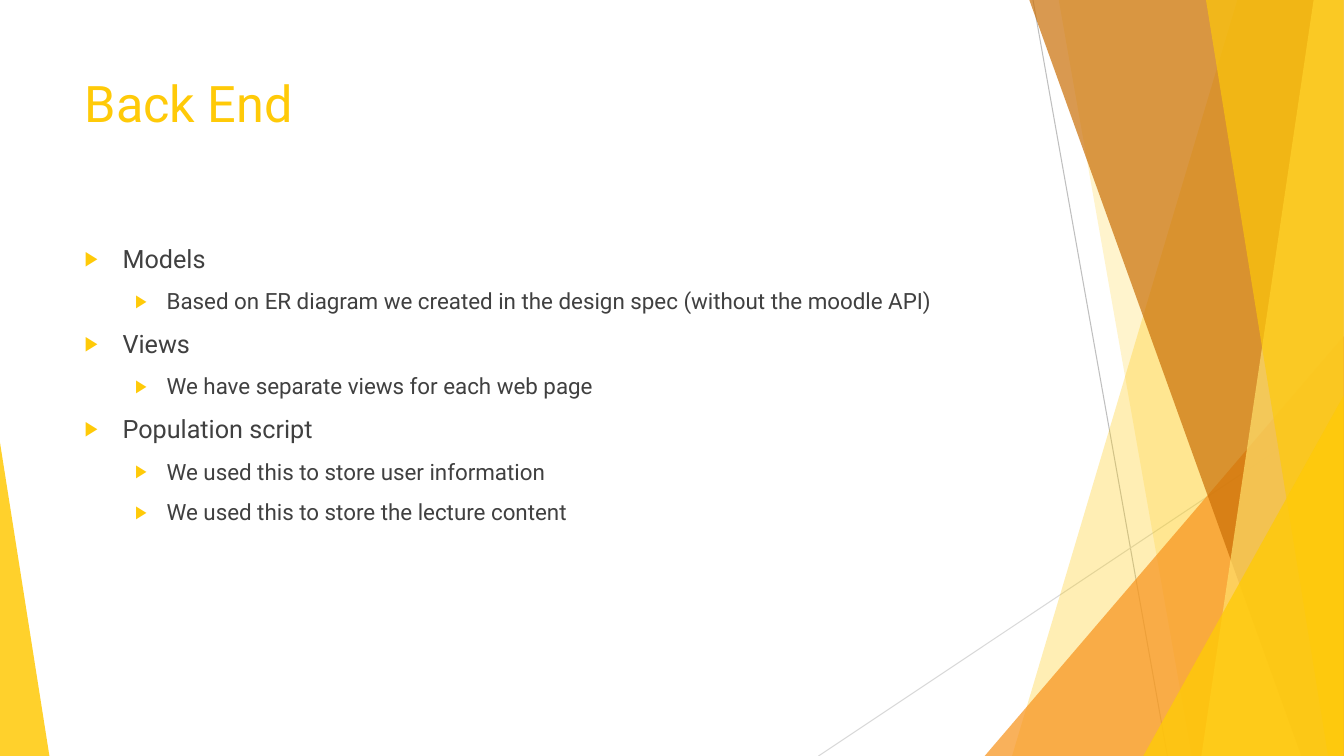
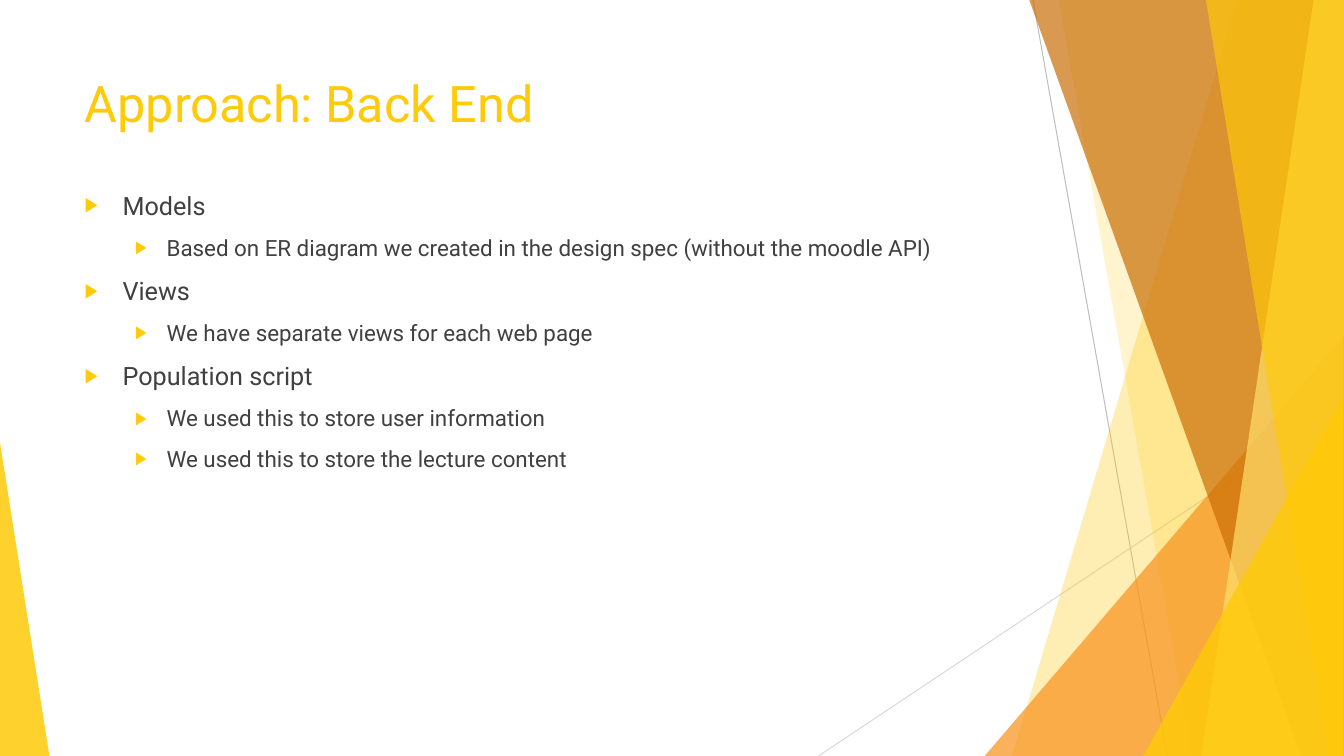
Before and after one commit to Ishitanarsiker/WAD2_GroupProject, a slide deck: slide 7 of Presentation.pptx (slide 6 before the commit). Drawn at 1344x756 pixels with LibreOffice and Linux fonts; fonts in the diff are those of the drawing. Boxes give left, top, right and bottom in pixels: in the first picture for what was removed or moved away, otherwise in the second. Text is boxed around its words. In the diff, an @@ line names an element or a change of style, - is before the commit and + after.

```diff
--- a/Presentation.pptx
+++ b/Presentation.pptx
@@ title at (85, 84, 534, 133): text changed @@
-Back End
+Approach: Back End
@@ text "Models": place and size @@
-text "Models" at (123, 249, 931, 520)
+text "Models" at (123, 196, 931, 467)
```
Also in this commit, not shown: 3 other slides changed, 4 slides added, 2 slides removed, 2 other files.
